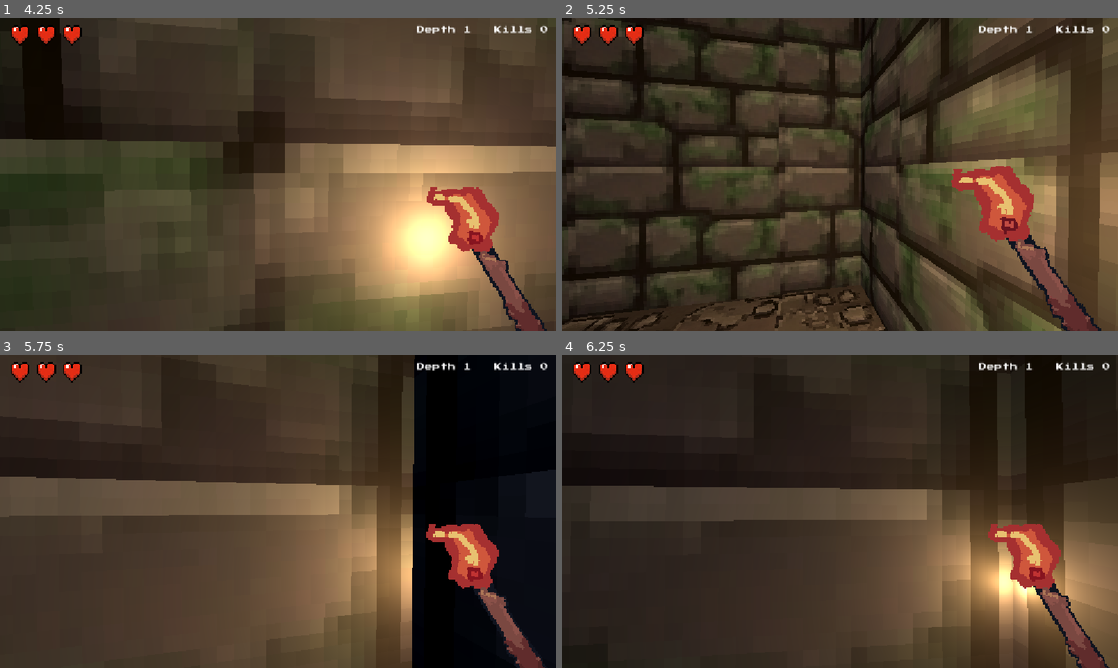
Above: before the commit, frames 1-4 (two rows, left to right).
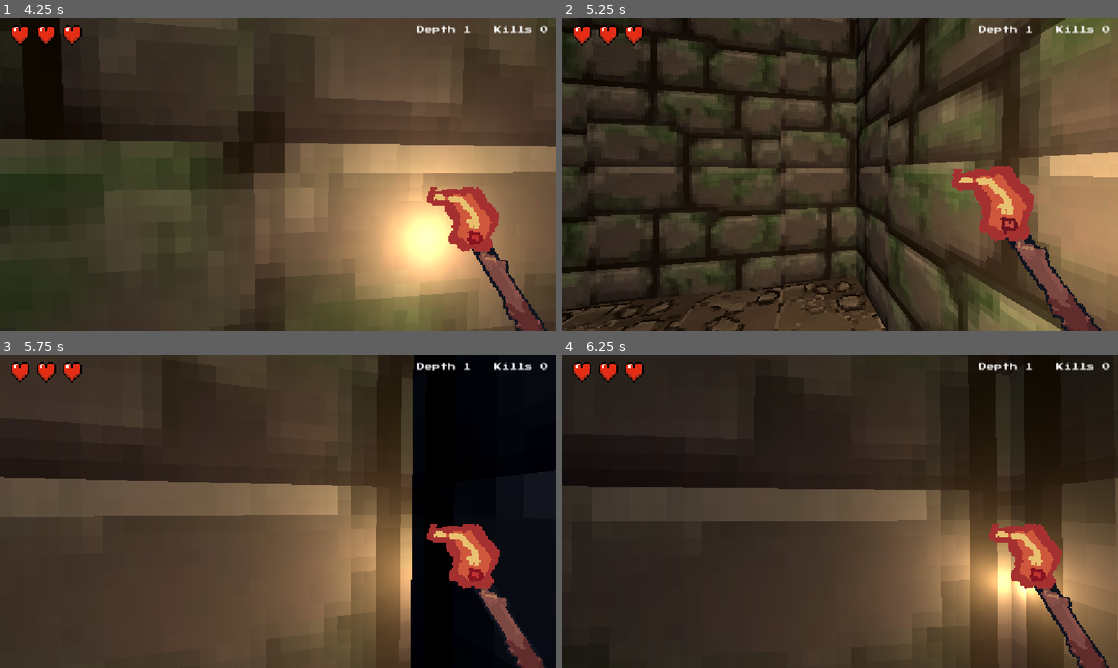
Above: after the commit, the same moments.

Repository: WatcherAtTheThreshold/threshold-deep
Game: Godot game, scene res://scenes/dungeon.tscn
Same seed, same stepped clock (60 frames per second), same inputs: the game is played once before the commit and once after it.
Inputs (mouse positions are in pixels of both pictures, inside the frame that each line leads up to):
- Up to frame 1 (4.25 s): tap Enter at 0.5, 3.5 s; move the mouse to (305, 174) at 0.52 s; press the mouse at (305, 174) at 0.53 s; hold W (move_forward) from 0.53 s (still down); move the mouse to (250, 174) at 1.27 s; release the mouse at (250, 174) at 1.28 s; tap Space (dash) at 1.35, 2, 3.6 s; move the mouse to (289, 168) at 2.02 s; tap R at 2.1 s; move the mouse to (272, 180) at 2.77 s; click (272, 180) at 2.85 s; move the mouse to (316, 177) at 3.52 s
- Up to frame 2 (5.25 s): keep holding W (move_forward); tap Space (dash) at 4.25 s; move the mouse to (795, 171) at 4.27 s; tap R at 4.35 s; move the mouse to (845, 174) at 5.02 s; press the mouse at (845, 174) at 5.03 s
- Up to frame 3 (5.75 s): keep holding W (move_forward)
- Up to frame 4 (6.25 s): move the mouse to (817, 505) at 5.77 s; release W (move_forward) at 5.78 s; release the mouse at (817, 505) at 5.78 s; hold D (move_right) from 5.78 s (still down); tap Space (dash) at 5.85 s

Frame 1 is identical in both runs. In frame 2, 31% of the frame differs, in the area x 0-100%, y 0-100%; in frame 3, 1.0%; in frame 4, 1.3%.

Commit message:
Level gen fix: collapse solvability by worst-case flood fill
Per docs/level-gen-fix.md: at generation, treat every wooden floor
cell as already collapsed and every breakable wall as passable, then
flood-fill from the player spawn; wooden cells are demoted to stone
until the whole floor stays connected. No sequence of collapses can
sever the dungeon. Demotions print with the ASCII blueprint. Hatch
and trigger-plate cells are also hardened to stone at placement so
key objects never hover over holes.

Co-Authored-By: Claude Fable 5 <noreply@anthropic.com>

Diff:
--- a/scripts/dungeon.gd
+++ b/scripts/dungeon.gd
@@ -66,6 +66,10 @@
 	# Print the blueprint to the Output panel — same grid, new every run.
 	for row in map:
 		print(row)
+	var demoted: Array[Vector2i] = dungeon.demoted
+	if demoted.size() > 0:
+		print("gen-fix: demoted %d wooden floor cell(s) to stone for solvability: %s" \
+				% [demoted.size(), str(demoted)])
 
 	_build(map)
 	_populate(rooms)
@@ -191,6 +195,7 @@
 	var cell := room.position + Vector2i(
 		randi_range(0, room.size.x - 1),
 		randi_range(0, room.size.y - 1))
+	_harden_cell(cell)
 	var trigger := trigger_scene.instantiate()
 	trigger.position = _cell_to_world(cell, 0.5)
 	trigger.activated.connect(_spawn_triggered_item.bind(idx, pickup_scene))
@@ -227,10 +232,19 @@
 			far_index = i
 	if far_index == 0:
 		return
+	var hatch_cell := rooms[far_index].get_center() + Vector2i(1, 0)
+	_harden_cell(hatch_cell)
 	var hatch := HATCH_SCENE.instantiate()
-	hatch.position = _cell_to_world(
-		rooms[far_index].get_center() + Vector2i(1, 0), 0.5)
+	hatch.position = _cell_to_world(hatch_cell, 0.5)
 	add_child(hatch)
+
+
+func _harden_cell(cell: Vector2i) -> void:
+	# Key objects (hatch, trigger plates) never sit on wooden floor —
+	# an object hovering over a hole would strand progression.
+	var grid_cell := Vector3i(cell.x, 0, cell.y)
+	if grid_map.get_cell_item(grid_cell) == floor_wood_id:
+		grid_map.set_cell_item(grid_cell, floor_id)
 
 
 func _cell_to_world(cell: Vector2i, y: float = 1.5) -> Vector3:
--- a/scripts/dungeon_generator.gd
+++ b/scripts/dungeon_generator.gd
@@ -19,6 +19,8 @@
 
 const WOOD_WALL_CHANCE := 0.12
 const WOOD_FLOOR_ROOM_CHANCE := 0.35
+const DIRS: Array[Vector2i] = [
+	Vector2i.UP, Vector2i.DOWN, Vector2i.LEFT, Vector2i.RIGHT]
 
 
 static func generate(width: int, height: int, room_attempts: int, rng: RandomNumberGenerator) -> Dictionary:
@@ -84,6 +86,36 @@
 			if (ns or ew) and rng.randf() < WOOD_WALL_CHANCE:
 				wood_wall[c] = true
 
+	# Collapse solvability (docs/level-gen-fix.md): in the worst case —
+	# every wooden floor cell already a hole, breakable walls treated
+	# as passable — the dungeon must stay fully connected from spawn.
+	# Demote wooden cells to stone until it is; then no sequence of
+	# collapses can ever trap the player.
+	var demoted: Array[Vector2i] = []
+	var spawn := rooms[0].get_center()
+	if wood_floor.has(spawn):
+		wood_floor.erase(spawn)
+		demoted.append(spawn)
+	while true:
+		var passable := {}
+		for c: Vector2i in floor_cells:
+			if not wood_floor.has(c):
+				passable[c] = true
+		for c: Vector2i in wood_wall:
+			passable[c] = true
+		var reachable := _flood(spawn, passable)
+		var stranded := {}
+		for c: Vector2i in floor_cells:
+			if not wood_floor.has(c) and not reachable.has(c):
+				stranded[c] = true
+		if stranded.is_empty():
+			break
+		var bridge := _pick_bridge(wood_floor, reachable, stranded)
+		if bridge == Vector2i(-1, -1):
+			break  # cannot happen: the carved floor graph is connected
+		wood_floor.erase(bridge)
+		demoted.append(bridge)
+
 	# Render the sets out to rows of characters.
 	var map: Array[String] = []
 	for cy in height:
@@ -98,7 +130,42 @@
 				row += "#"
 		map.append(row)
 
-	return {"map": map, "rooms": rooms}
+	return {"map": map, "rooms": rooms, "demoted": demoted}
+
+
+static func _flood(start: Vector2i, passable: Dictionary) -> Dictionary:
+	var reached := {}
+	var queue: Array[Vector2i] = [start]
+	reached[start] = true
+	while queue.size() > 0:
+		var c: Vector2i = queue.pop_back()
+		for d in DIRS:
+			var n := c + d
+			if passable.has(n) and not reached.has(n):
+				reached[n] = true
+				queue.append(n)
+	return reached
+
+
+static func _pick_bridge(wood_floor: Dictionary, reachable: Dictionary, stranded: Dictionary) -> Vector2i:
+	# Prefer a wooden cell touching both sides of the cut; otherwise
+	# any wooden cell on the reachable frontier (walks wooden chains
+	# one cell per pass).
+	var frontier := Vector2i(-1, -1)
+	for c: Vector2i in wood_floor:
+		var touches_reachable := false
+		var touches_stranded := false
+		for d in DIRS:
+			var n: Vector2i = c + d
+			if reachable.has(n):
+				touches_reachable = true
+			if stranded.has(n):
+				touches_stranded = true
+		if touches_reachable and touches_stranded:
+			return c
+		if touches_reachable and frontier == Vector2i(-1, -1):
+			frontier = c
+	return frontier
 
 
 static func _carve_h(cells: Dictionary, x1: int, x2: int, y: int) -> void:
Binary file added: assets/sprites/mush/mini-mush/mini-mush-suprise.png
Binary file added: assets/sprites/skeletal-wizard/skeletal-wizard-dead.png
Binary file added: assets/sprites/skeletal-wizard/skeletal-wizard1.png
Binary file added: assets/sprites/skeletal-wizard/skeletal-wizard2.png
Binary file added: assets/textures/mist-overlay.png
Not shown, added: scripts/music.gd.uid
Not shown, added: docs/level-gen-fix.md
Not shown, added: docs/structure.md
